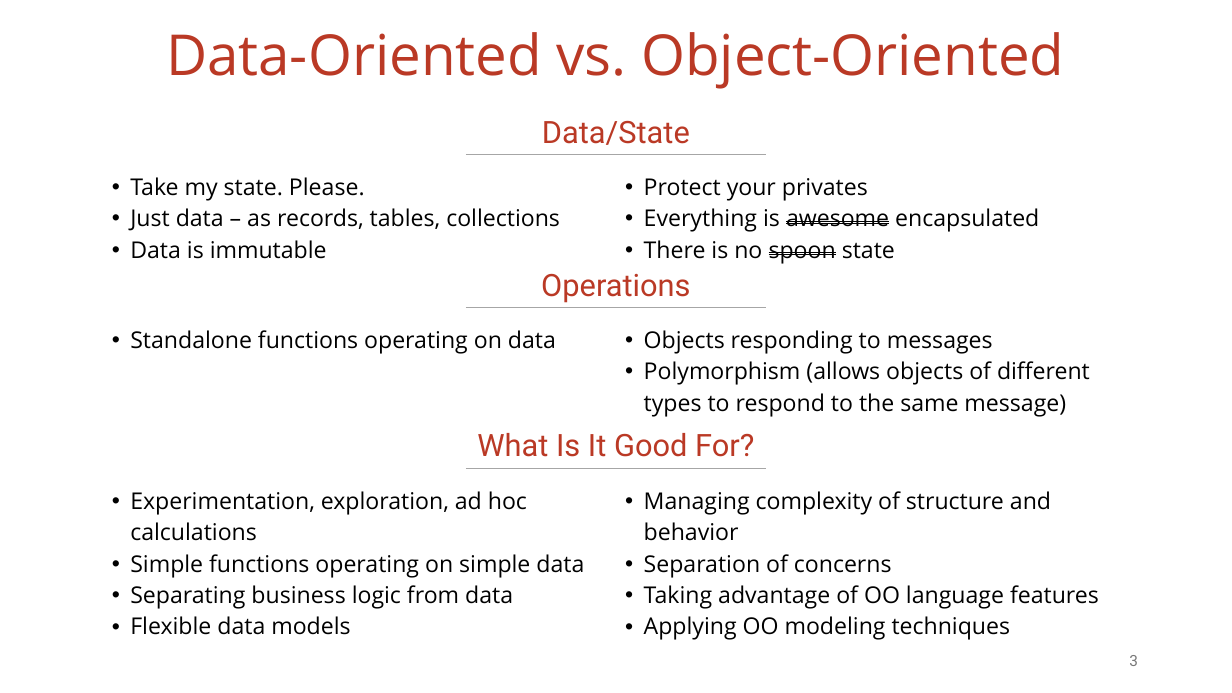
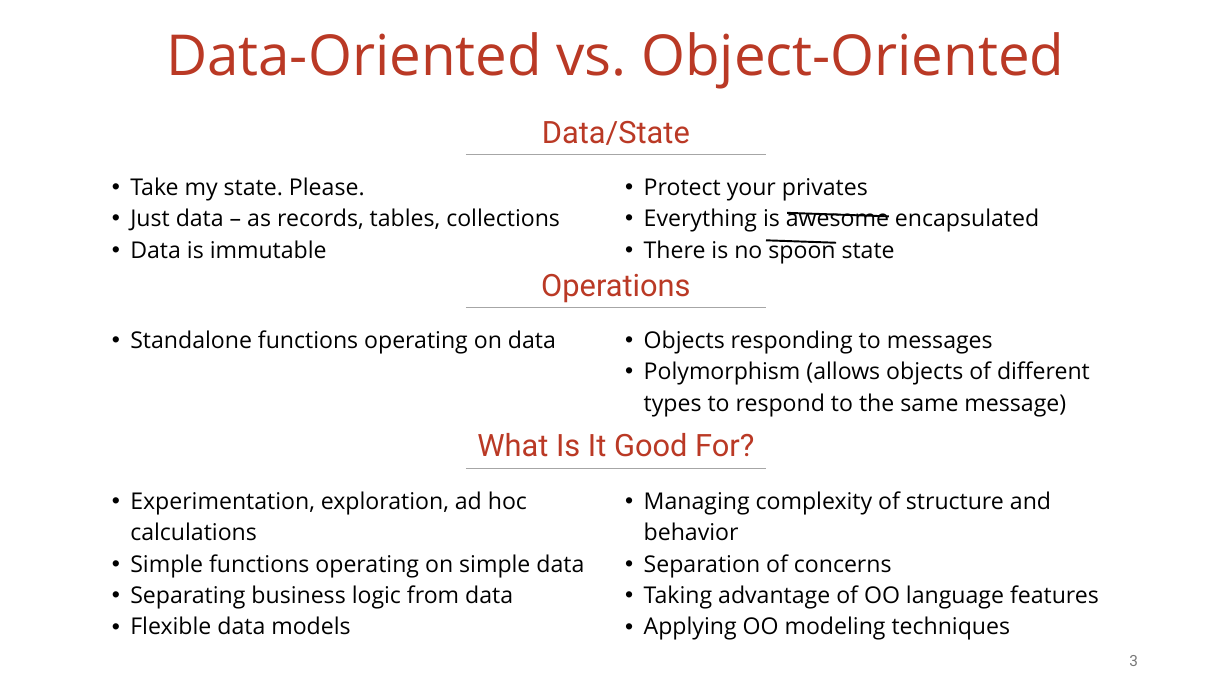
Before and after one commit to vmzakharov/missing-dataframe-talk, a slide deck: slide 3 of presentation/Missing_Dataframe_Short.pptx. Drawn at 1232x693 pixels with LibreOffice and Linux fonts; fonts in the diff are those of the drawing. Boxes give left, top, right and bottom in pixels: in the first picture for what was removed or moved away, otherwise in the second. Text is boxed around its words. In the diff, an @@ line names an element or a change of style, - is before the commit and + after.

```diff
--- a/presentation/Missing_Dataframe_Short.pptx
+++ b/presentation/Missing_Dataframe_Short.pptx
@@ table at box(103, 166, 1130, 268) @@
@@ strikethrough off in "awesome", "spoon" @@
@@ line added from (787, 213) to (889, 216), #000000 1.5 pt @@
@@ line added from (766, 240) to (836, 243), #000000 1.5 pt @@
```
Also in this commit, not shown: 7 other slides changed, 1 slide added, 1 other file.
